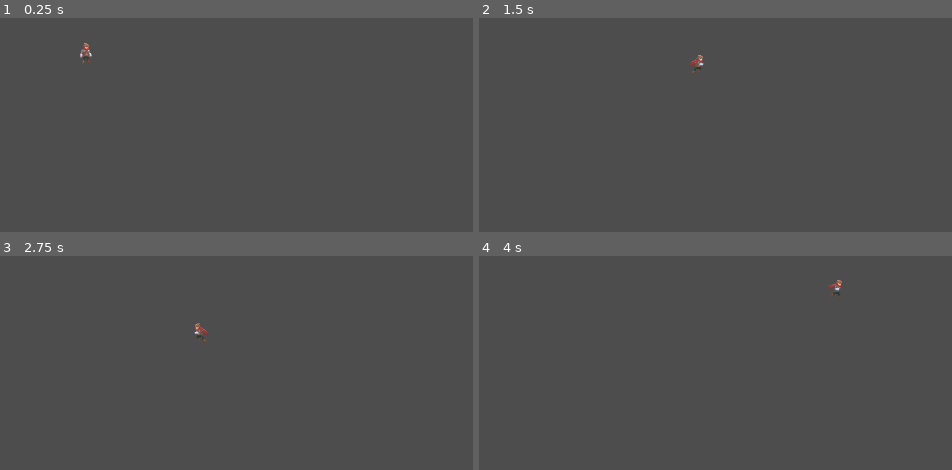
Above: before the commit, frames 1-4 (two rows, left to right).
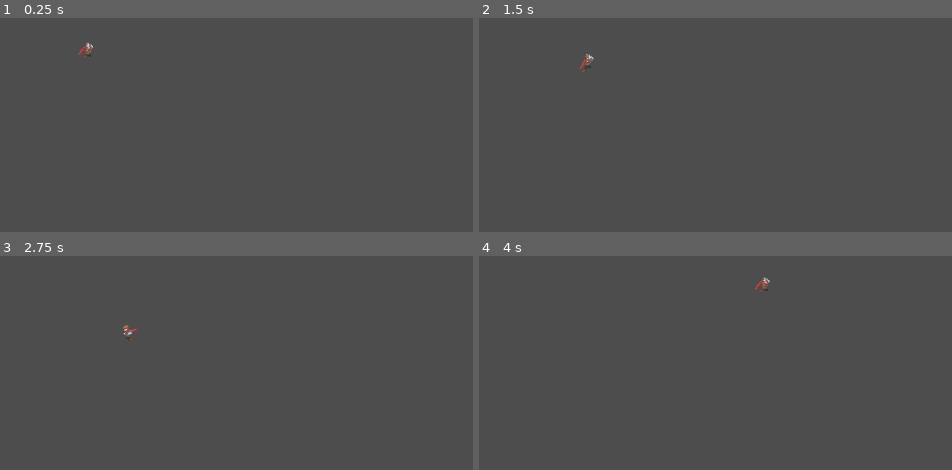
Above: after the commit, the same moments.

Repository: LazyMrGank/LazyMrGank
Game: Godot game, scene res://Scenes/world.tscn
Two runs of this game, one before a commit and one after it. Both use one fixed random seed, a clock stepped at 60 frames per second and the inputs below. The project has no main scene, so this scene is started directly.
Inputs:
- Up to frame 1 (0.25 s): no input
- Up to frame 2 (1.5 s): tap Enter (ui_accept) at 0.5, 0.6, 0.77, 1.07, 1.35 s; hold Right (ui_right) from 0.53 s (still down)
- Up to frame 3 (2.75 s): tap Enter (ui_accept) at 1.52, 1.82, 2, 2.1 s; release Right (ui_right) at 2.03 s; hold Left (ui_left) from 2.03 s (still down)
- Up to frame 4 (4 s): release Left (ui_left) at 2.78 s; hold Right (ui_right) from 2.78 s (still down); tap Enter (ui_accept) at 2.85, 3.02, 3.32, 3.6, 3.77 s

The runs differ from the first frame. In frame 1, 0.1% of the frame differs, in the area x 16-20%, y 11-22%; in frame 2, 0.2%, in the area x 21-48%, y 16-27%; in frame 3, 0.2%; in frame 4, 0.2%.

Commit message:
Player animations
Finished all animations, going to move onto tile set next

Diff:
--- a/Player ( MC ).gd
+++ b/Player ( MC ).gd
@@ -17,15 +17,17 @@
 
 	# Handle Jump.
 	if Input.is_action_just_pressed("ui_accept") and is_on_floor():
-		$AnimatedSprite2D.play("Jump")
+
 		velocity.y = jump_velocity
 
 	# Get the input direction and handle the movement/deceleration.
 	# As good practice, you should replace UI actions with custom gameplay actions.
 	var direction = Input.get_axis("ui_left", "ui_right")
-	if direction:
+	if direction and is_on_floor():
 		$AnimatedSprite2D.play("Run")
 		velocity.x = move_toward(velocity.x, direction * max_speed, speed)
+	elif not is_on_floor():
+		$AnimatedSprite2D.play("Jump")
 	else:
 		$AnimatedSprite2D.play("Idle1")
 		velocity.x = move_toward(velocity.x, 0, friction)
--- a/Scenes/player_(_mc_).tscn
+++ b/Scenes/player_(_mc_).tscn
@@ -37,19 +37,10 @@
 }, {
 "frames": [{
 "duration": 1.0,
-"texture": ExtResource("5_i74w1")
-}, {
-"duration": 1.0,
-"texture": ExtResource("6_ec8u5")
-}, {
-"duration": 1.0,
 "texture": ExtResource("7_hsk35")
 }, {
 "duration": 1.0,
 "texture": ExtResource("8_5kljx")
-}, {
-"duration": 1.0,
-"texture": ExtResource("7_hsk35")
 }, {
 "duration": 1.0,
 "texture": ExtResource("6_ec8u5")
@@ -57,7 +48,7 @@
 "duration": 1.0,
 "texture": ExtResource("5_i74w1")
 }],
-"loop": true,
+"loop": false,
 "name": &"Jump",
 "speed": 5.0
 }, {
@@ -95,5 +86,3 @@
 sprite_frames = SubResource("SpriteFrames_36b8n")
 animation = &"Jump"
 autoplay = "Idle1"
-frame = 5
-frame_progress = 0.324839
